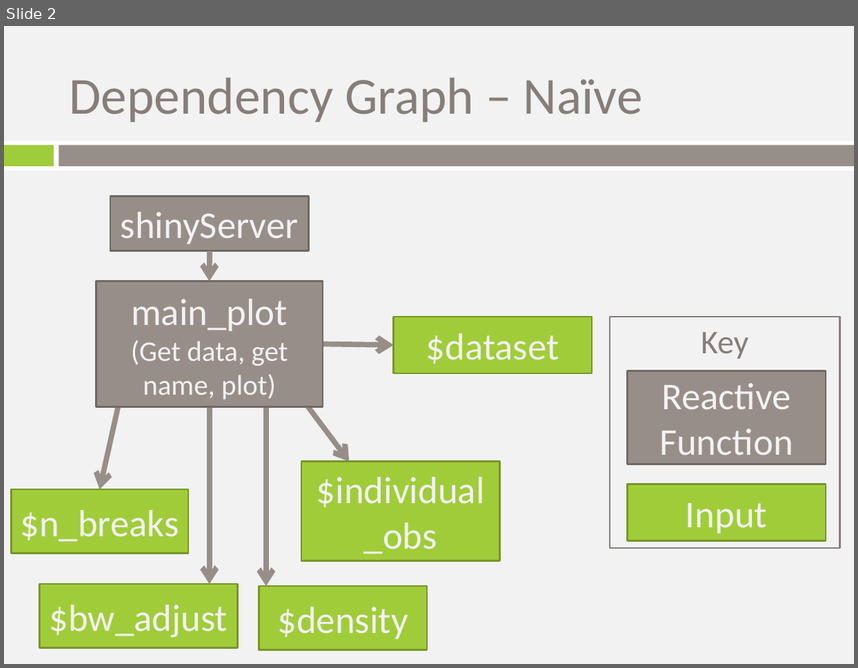
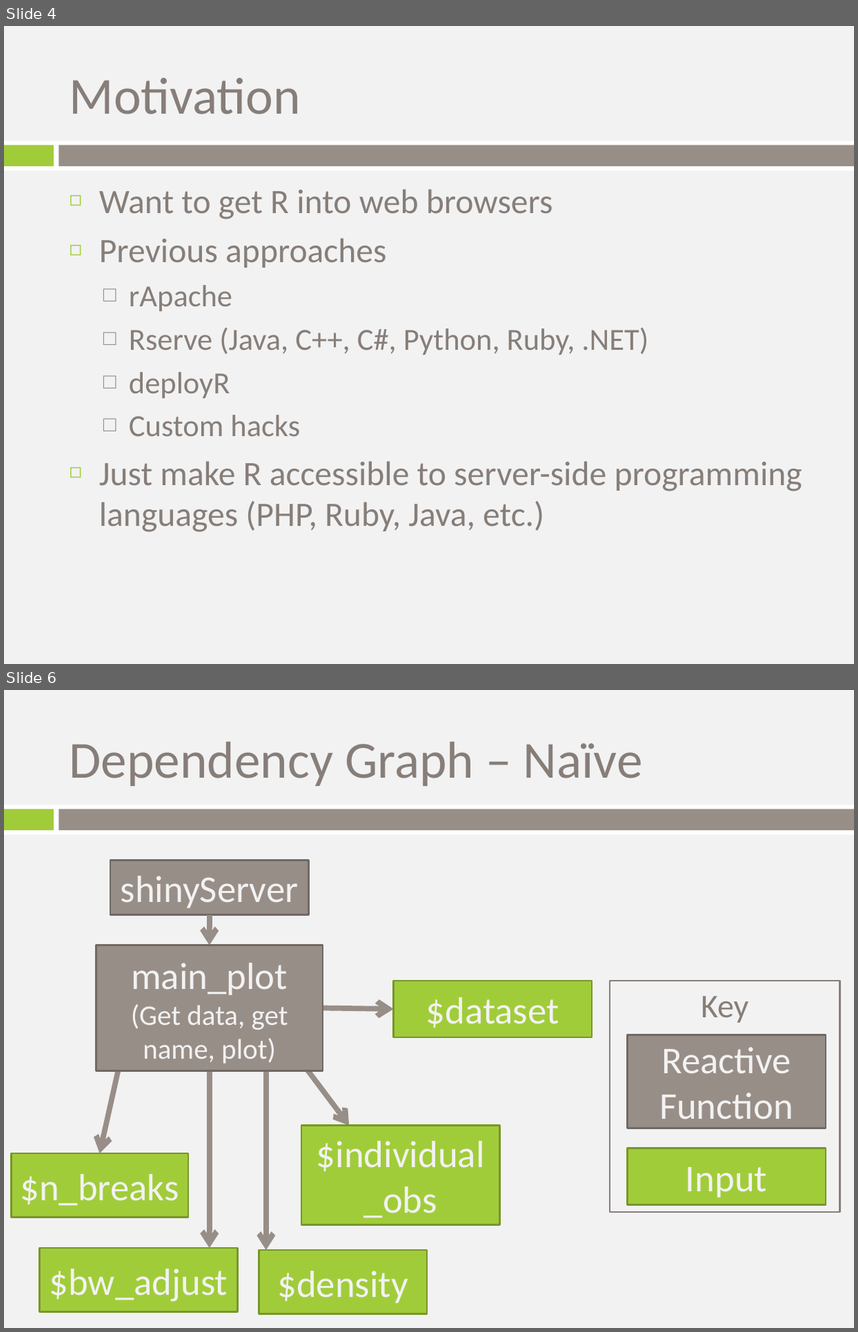
Before and after one commit to trestletech/shiny-sandbox, a slide deck: shiny_introduction.pptx. Shown one above the other, each under a label of ours: slide 2 before the commit, slides 4 and 6 after it; the slides between them are not shown. The pictures are 858x668 and 858x1332 pixels, drawn with LibreOffice and Linux fonts; fonts in the diff are those of the drawing; background and template pictures are left out. Boxes give left, top, right and bottom in pixels: in the first picture for what was removed or moved away, otherwise in the second. Text is boxed around its words. In the diff, an @@ line names an element or a change of style, - is before the commit and + after.

Commit message:
Added motivation and hosting slides.

```diff
--- a/shiny_introduction.pptx
+++ b/shiny_introduction.pptx
@@ slide 4 added at (4, 26, 854, 664), background picture (left out); not listed: 3 template elements that a slide beside it also shows @@
@@ title added at (70, 78, 301, 114), 44 pt, text #877E79 @@
+Motivation
@@ text added at (99, 189, 802, 532), 29 pt, text #877E79 @@
+◻ Want to get R into web browsers
+◻ Previous approaches
+  □ rApache
+  □ Rserve (Java, C++, C#, Python, Ruby, .NET)
+  □ deployR
+  □ Custom hacks
+◻ Just make R accessible to server-side programming languages (PHP, Ruby, Java, etc.)
@@ what was slide 2 is now slide 6 @@
```
Also in this commit, not shown: 1 slide changed, 4 other slides added.
